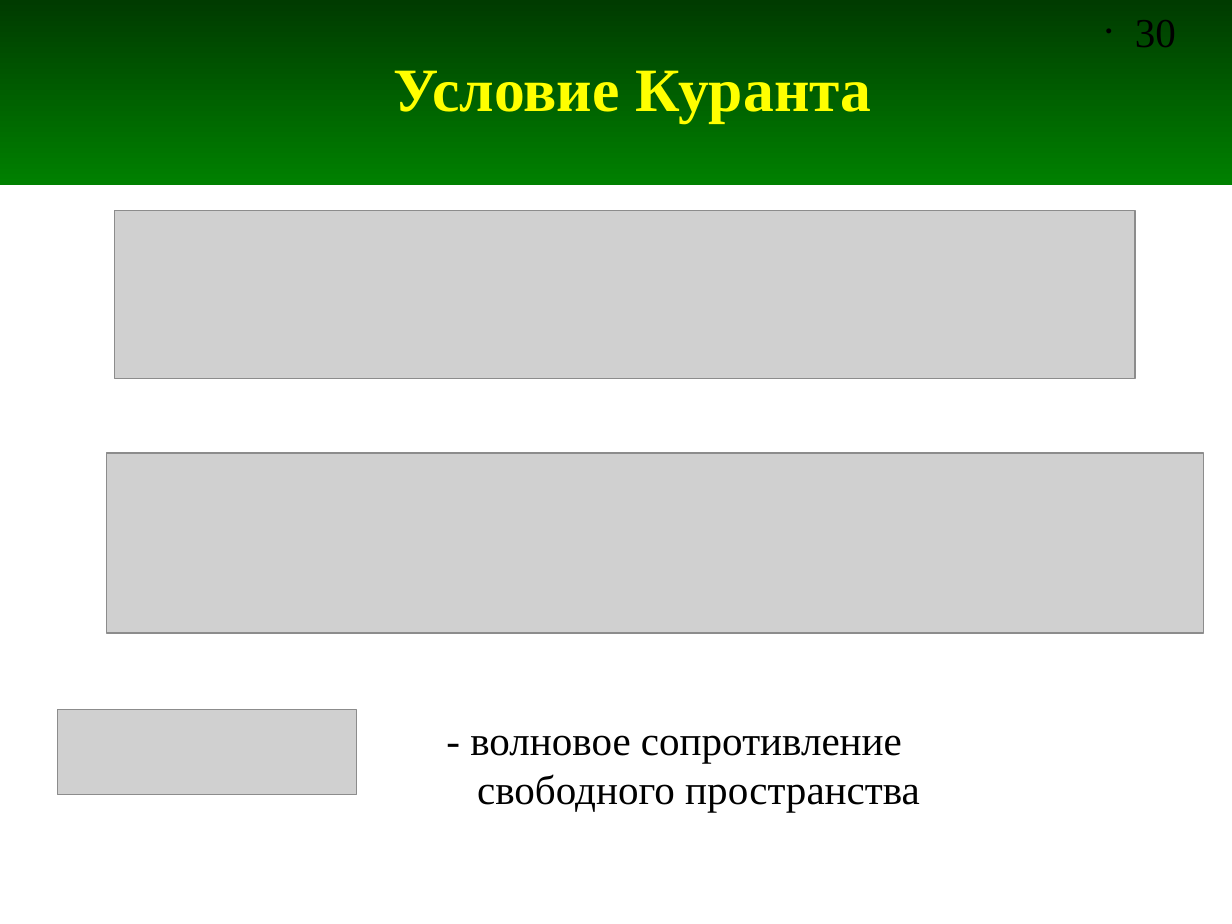
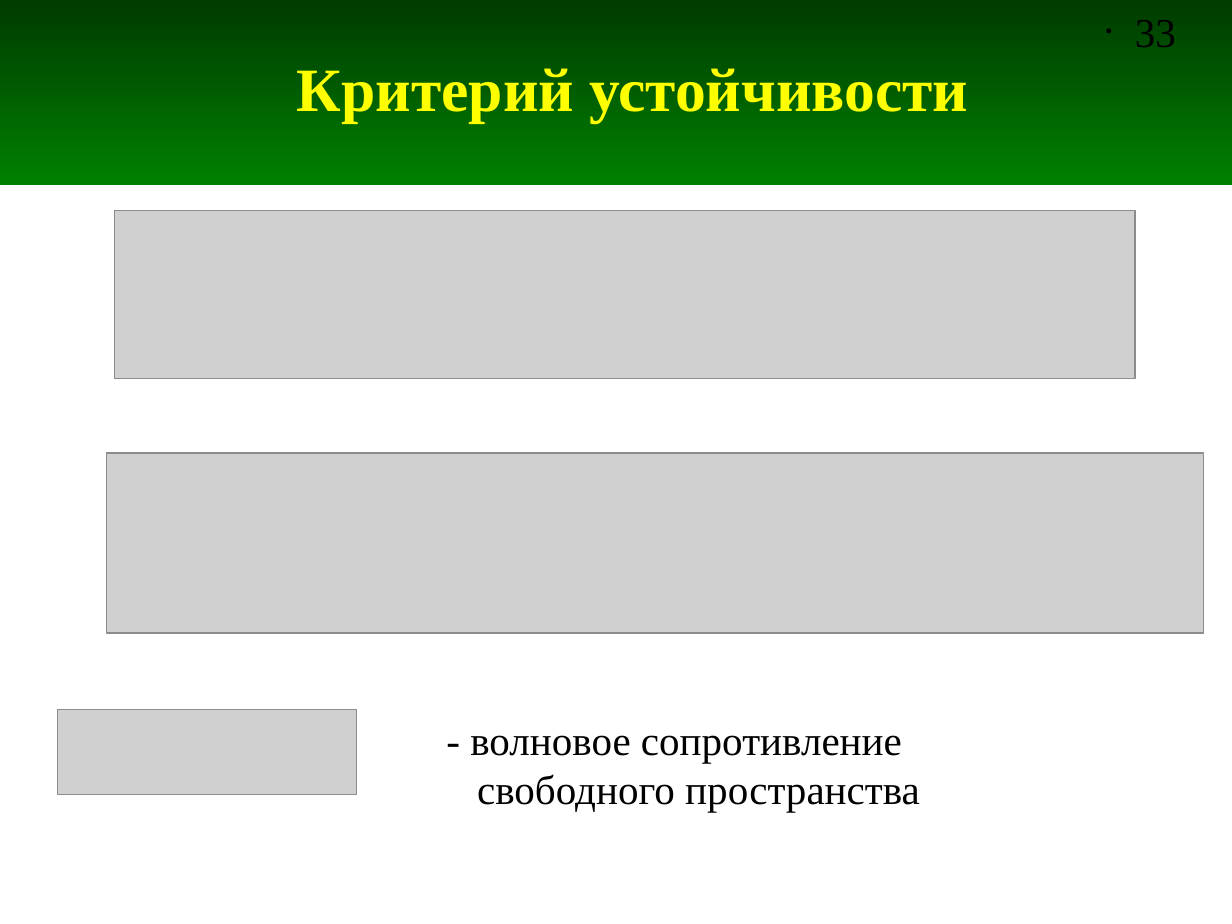
Before and after one commit to andris0147sv/modelling, a slide deck: slide 33 of FDTD.odp (slide 30 before the commit). Drawn at 1232x924 pixels with LibreOffice and Linux fonts; fonts in the diff are those of the drawing; grey boxes stand for pictures. Boxes give left, top, right and bottom in pixels: in the first picture for what was removed or moved away, otherwise in the second. Text is boxed around its words. In the diff, an @@ line names an element or a change of style, - is before the commit and + after.

Commit message:
В презентацию добавлены слайды про критерий усточивости и разностную схему

```diff
--- a/FDTD.odp
+++ b/FDTD.odp
@@ page number at [1135, 20, 1176, 47]: text changed @@
-• 30
+• 33
@@ title at [297, 68, 968, 122]: text changed @@
-Условие Куранта
+Критерий устойчивости
```
Also in this commit, not shown: 6 other slides changed, 3 slides added.
